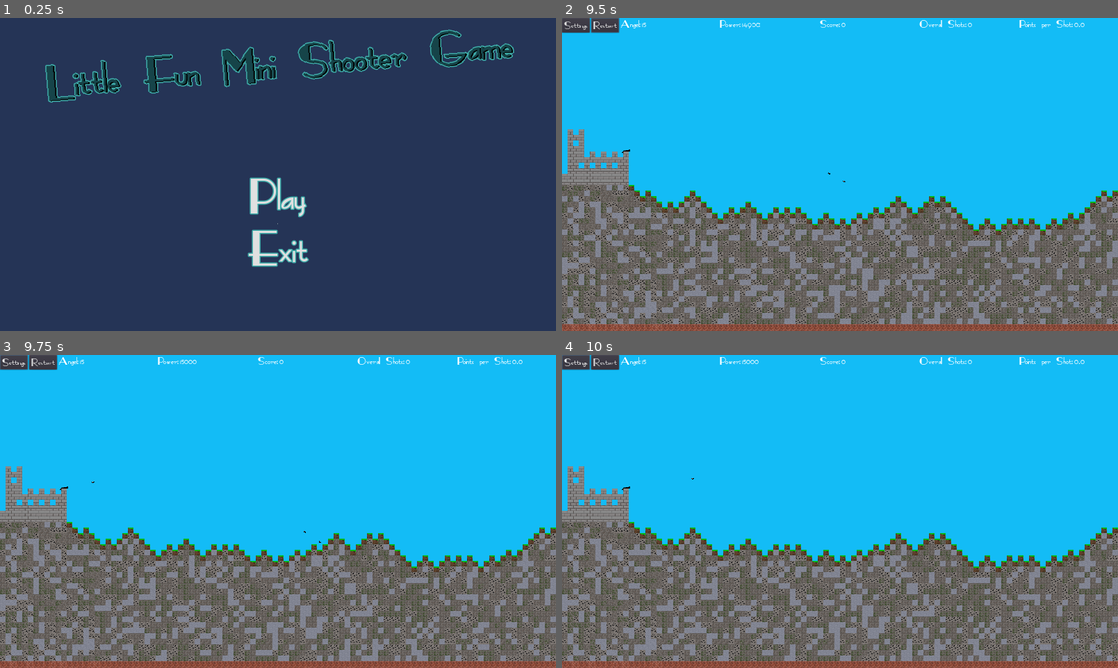
Above: before the commit, frames 1-4 (two rows, left to right).
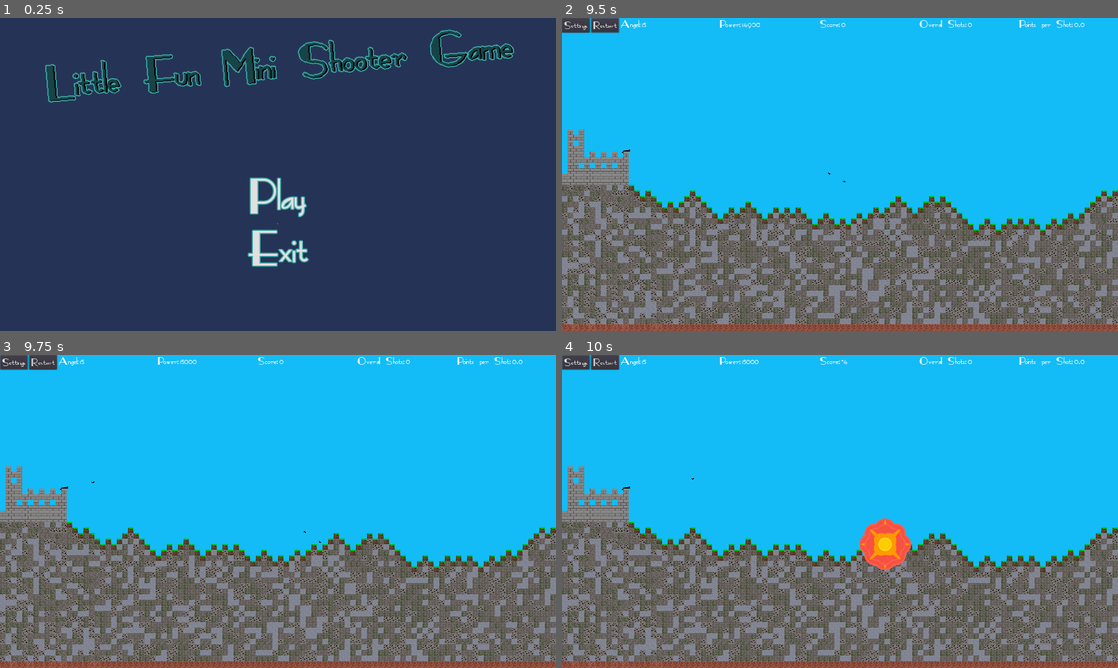
Above: after the commit, the same moments.

Repository: Coding-4Fun/Just4Fun_Mini_Shootergame
Game: Godot game, scene res://UI/MainMenuUI.tscn
Same seed, same stepped clock (60 frames per second), same inputs: the game is played once before the commit and once after it.
Inputs (mouse positions are in pixels of both pictures, inside the frame that each line leads up to):
- Up to frame 1 (0.25 s): no input
- Up to frame 2 (9.5 s): click "Play" at 0.5 s; click "Restart" at 1.25 s; click "Restart" at 2 s; click "Restart" at 2.75 s; click "Enable Target Timer" at 3.5 s; click "Back to Menu" at 4.25 s; click "Play" at 5 s; click "Settings" at 5.75 s; move the mouse to (962, 158) at 6.52 s; hold Right (ui_right) 6.53-7.28 s; tap Mouse wheel down (cannon_power_minus) at 6.6, 8.85 s; tap Enter at 7.25, 8.75 s; move the mouse to (728, 190) at 7.27 s; hold Down (ui_down) 7.28-8.03 s; tap Mouse wheel up (cannon_power_plus) at 7.35 s; tap Space (cannon_shoot) at 8, 8.1 s; move the mouse to (895, 105) at 8.02 s; hold Right (ui_right) 8.03-8.78 s; move the mouse to (812, 237) at 8.77 s; hold Up (ui_up) from 8.78 s (still down)
- Up to frame 3 (9.75 s): tap Space (cannon_shoot) at 9.5 s; move the mouse to (444, 558) at 9.52 s; release Up (ui_up) at 9.53 s; hold Left (ui_left) from 9.53 s (still down); tap Mouse wheel up (cannon_power_plus) at 9.6 s
- Up to frame 4 (10 s): keep holding Left (ui_left)

Frames 1-3 are identical in both runs. In frame 4, 1.1% of the frame differs, in the area x 50-63%, y 1-69%.

Commit message:
Chg: Nicht mehr benötigte Func und Kommentarzeilen entfernt Upd: Collisionscheck auf Tile ID 0

Diff:
--- a/CannonBall/Cannonball.gd
+++ b/CannonBall/Cannonball.gd
@@ -19,15 +19,8 @@
 		assert(SignalBus.connect("exploded", self, "_on_Bullet_exploded", [], CONNECT_REFERENCE_COUNTED)==OK, "Fehler2")
 
 
-func _process(_delta):
-#	velocity.y += g * delta
-#	rotation = velocity.angle()
-#	position += velocity * delta
-#
-#	if position.y > screensize.y+100 or position.x > screensize.x+100:
-#		SignalBus.emit_signal("GroundHit")
-#		queue_free()
-	pass
+#func _process(_delta):
+#	pass
 
 
 func _physics_process(delta: float) -> void:
@@ -42,45 +35,18 @@
 			tile_pos -= collision.normal
 			# Get the tile id
 			var tile_id = collision.collider.get_cellv(tile_pos)
-			print("collide: %s %s" % [name, tile_id])
-			if tile_id == 7:
-				collided = true
-				yield(get_tree(), "idle_frame")
+			if tile_id == 0:
 				SignalBus.emit_signal("exploded", position + transform.x * 37)
-				.emit_signal("GroundHit")
+				emit_signal("GroundHit")
 				$collisionShape2D.disabled = false
-#				print("collide: " + name)
 			call_deferred("queue_free")
-	pass
-
-
-func _on_Cannonball_body_entered(_body):
-	pass
 
 
 func _on_Bullet_exploded(pos):
 	var e = Preloads.Explosion.instance()
 	Preloads.PlayerLeft.add_child(e)
 	e.position = pos
-#	yield(e, "animation_finished")
 
 
 func _on_Ground_Hited() -> void:
-#	if is_queued_for_deletion():
-	print("GroundHit: " + name)
-	emit_signal("UIScoreChange", -2)
-
-
-func _on_Cannonball_body_exited(body):
-	$collisionShape2D.set_deferred("disabled", true)
-	SignalBus.emit_signal("exploded", position + transform.x * 37)
-#	yield(get_tree(), "idle_frame")
-	call_deferred("queue_free")
-	if body.is_in_group("Dummy") and body.has_method("_hit_ByBall"):
-		body._hit_ByBall()
-	if body.is_in_group("Ground"):
-		SignalBus.emit_signal("GroundHit")
-#	call_deferred("set", "disabled", "true")
-#	yield(get_tree(), "idle_frame")
-	queue_free()
-	pass # Replace with function body.
+	SignalBus.emit_signal("UIScoreChange", -2)
